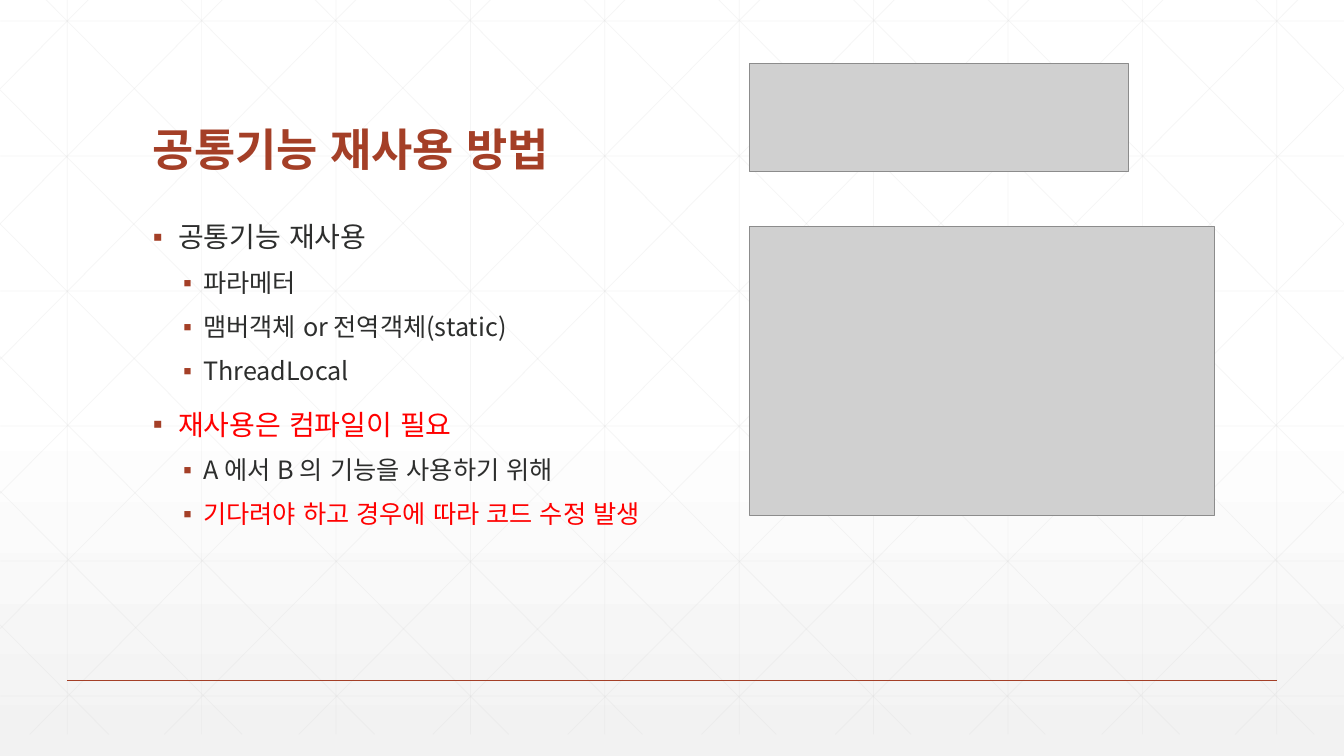
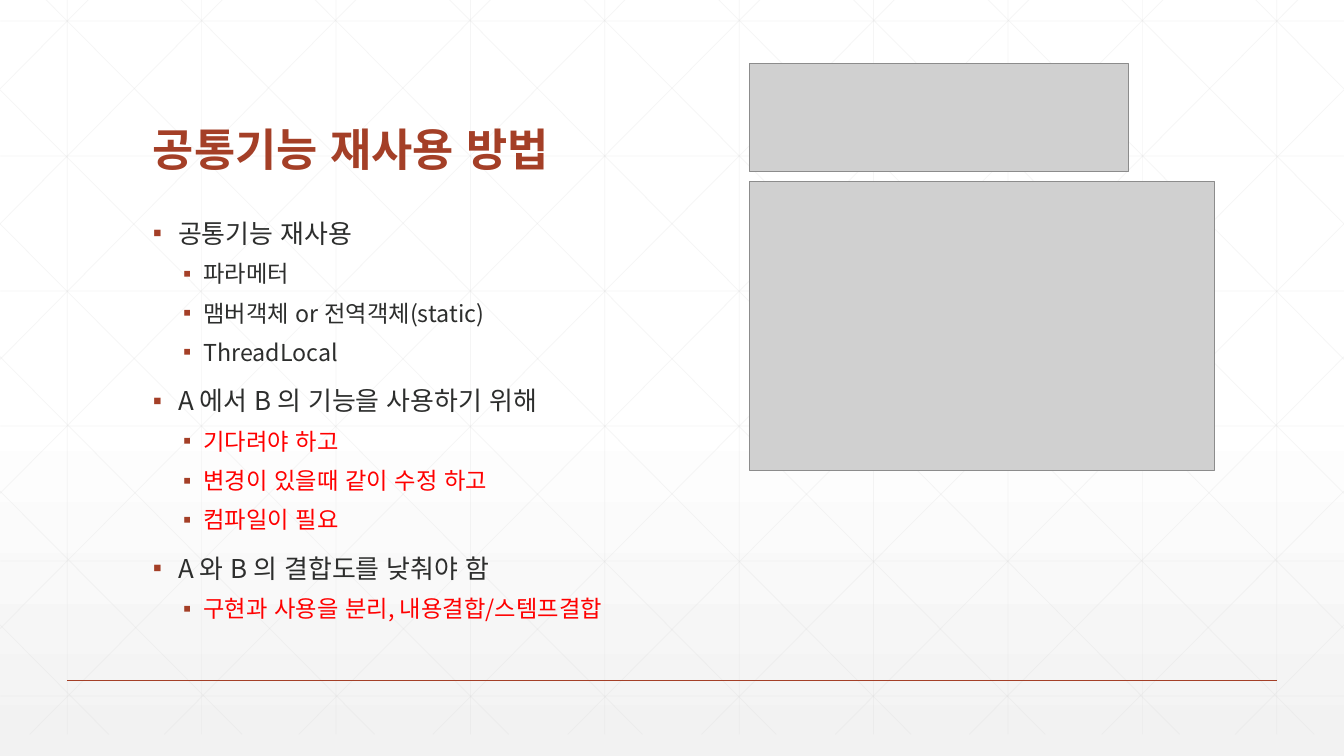
Before and after one commit to zeroshift01/code5, a slide deck: slide 3 of inflearn04/doc/4.서비스 로직을 재사용할 수 있는 IoC 와 DI 를 구현합니다.pptx. Drawn at 1344x756 pixels with LibreOffice and Linux fonts; fonts in the diff are those of the drawing; grey boxes stand for pictures. Boxes give left, top, right and bottom in pixels: in the first picture for what was removed or moved away, otherwise in the second. Text is boxed around its words. In the diff, an @@ line names an element or a change of style, - is before the commit and + after.

```diff
--- a/inflearn04/doc/4.서비스 로직을 재사용할 수 있는 IoC 와 DI 를 구현합니다.pptx
+++ b/inflearn04/doc/4.서비스 로직을 재사용할 수 있는 IoC 와 DI 를 구현합니다.pptx
@@ picture: place and size @@
-picture at box(750, 227, 1215, 515)
+picture at box(750, 181, 1215, 470)
@@ text at box(178, 221, 537, 412): size 20 to 18.5 pt in "공통기능 재사용"; size 18 to 16.6 pt in "파라메터", "맴버객체 or 전역객체(static)", "ThreadLocal"; size 18 to 18.5 pt in "A 에서 B 의 기능을 사용하기 위해"; line spacing 0.9 to 0.8; list level 2 to 1 in "A 에서 B 의 기능을 ..." @@
@@ text at box(178, 411, 452, 438): paragraph removed @@
-▪ 재사용은 컴파일이 필요
@@ text at box(178, 430, 602, 621): text changed; size 18 to 16.6 pt @@
-  ▪ 기다려야 하고 경우에 따라 코드 수정 발생
+  ▪ 기다려야 하고
+  ▪ 변경이 있을때 같이 수정 하고
+  ▪ 컴파일이 필요
+▪ A 와 B 의 결합도를 낮춰야 함
+  ▪ 구현과 사용을 분리, 내용결합/스템프결합
```
Also in this commit, not shown: 7 other slides changed, 12 other files.
